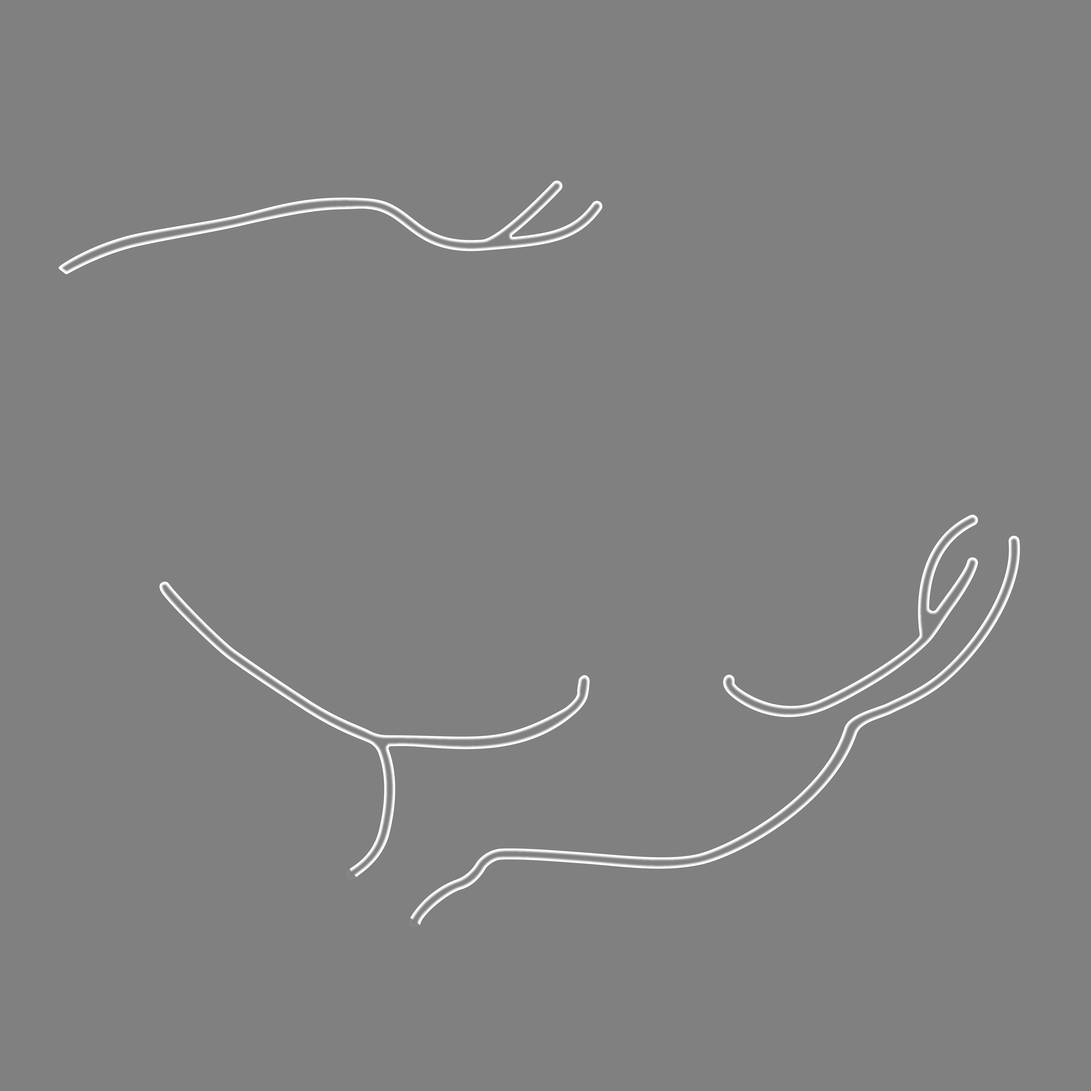
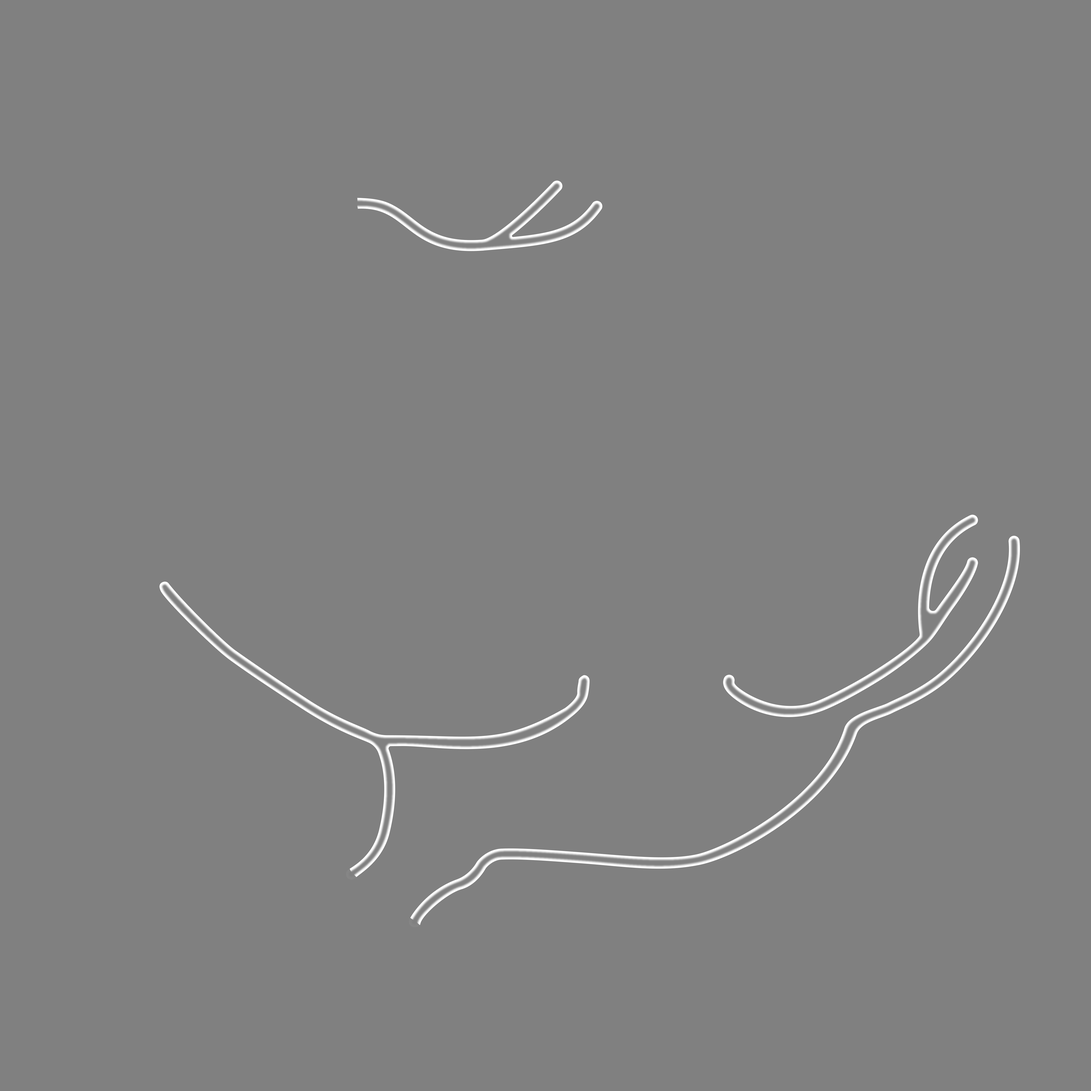
Revision of a layered 1091 x 1091 image; what changed, layer by layer:
painted on "Vector Smart Object" over 58, 197, 359, 275
